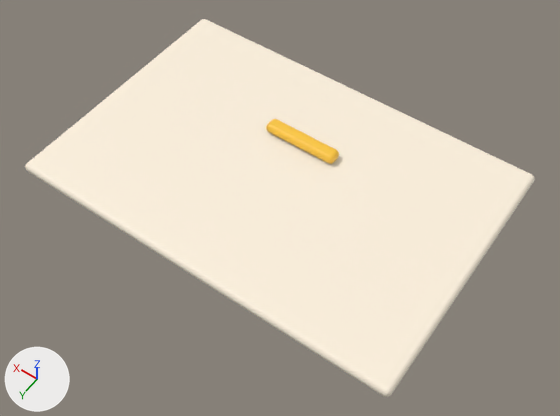
What one commit did to the FBX model EvolutionShop/Assets/EvolutionShop/Resources/Art/GrowthKit/TankLid.fbx.
One viewpoint serves both versions: a 50 mm camera at (-1.072, 1.491, 3.723) aimed at (-0.068, 0.086, 1.515). The axes (+X, +Y, +Z) are drawn at lower left. The lights are the same throughout. The older version comes first. Where no turn or scale is listed for an object, it has been applied to the vertices.

The first picture shows 'TankLid mesh'.
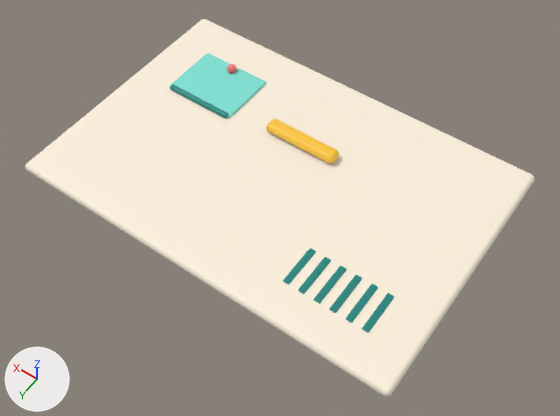
Location of each change, (x1, y1, x2, y2) in pixels of the pictures (560 x 416 px):
part 1 of me_cube_033, added (cyan): after (170, 53, 266, 118)
part 2 of me_cube_033, added: after (227, 64, 237, 74)
part 3 of me_cube_033, added: after (283, 248, 316, 285)
part 4 of me_cube_033, added: after (298, 257, 331, 294)
part 5 of me_cube_033, added: after (313, 266, 347, 304)
part 6 of me_cube_033, added: after (329, 275, 362, 313)
part 7 of me_cube_033, added: after (345, 284, 378, 323)
part 8 of me_cube_033, added: after (362, 293, 394, 333)
part 9 of me_cube_033, added: after (170, 84, 229, 119)

The change, as a diff of the scene's bpy script:
```diff
--- a/EvolutionShop/Assets/EvolutionShop/Resources/Art/GrowthKit/TankLid.fbx.py
+++ b/EvolutionShop/Assets/EvolutionShop/Resources/Art/GrowthKit/TankLid.fbx.py
@@ me_cube_033 @@
-me_cube_033.from_pydata(...)  # 304 vertices, 300 faces; spans x -0.77..0.77, y -0.52..0.52, z 1.56..1.64
+me_cube_033.from_pydata(...)  # 1710 vertices, 1672 faces; spans x -0.77..0.77, y -0.52..0.52, z 1.56..1.64
+# me_cube_033 part 1: the loose piece of 152 vertices spanning x -0.77..0.77, y -0.52..0.52, z 1.56..1.6 is copied, and the copy is scaled about its middle by (0.193, 0.229, 0.3), then moved by (0.45, -0.22, 0.02), in mat_gk_teallight (cyan #7fe3d6); it spans x 0.3..0.6, y -0.34..-0.1, z 1.6..1.61
+# me_cube_033 part 2: a new loose piece, a UV sphere (12 segments, 8 rings, poles along z) spanning x 0.43..0.47, y -0.33..-0.29, z 1.598..1.638, in mat_gk_coral (red #ff7a7a)
+# me_cube_033 part 3: the loose piece of 152 vertices spanning x -0.77..0.77, y -0.52..0.52, z 1.56..1.6 is copied, and the copy is scaled about its middle by (0.0146, 0.154, 0.15), then moved by (-0.3, 0.3, 0.02), in mat_gk_tealdark (cyan #15867f); it spans x -0.31..-0.29, y 0.22..0.38, z 1.6
+# me_cube_033 part 4: the loose piece of 152 vertices spanning x -0.77..0.77, y -0.52..0.52, z 1.56..1.6 is copied, and the copy is scaled about its middle by (0.0146, 0.154, 0.15), then moved by (-0.36, 0.3, 0.02), in mat_gk_tealdark (cyan #15867f); it spans x -0.37..-0.35, y 0.22..0.38, z 1.6
+# me_cube_033 part 5: the loose piece of 152 vertices spanning x -0.77..0.77, y -0.52..0.52, z 1.56..1.6 is copied, and the copy is scaled about its middle by (0.0146, 0.154, 0.15), then moved by (-0.42, 0.3, 0.02), in mat_gk_tealdark (cyan #15867f); it spans x -0.43..-0.41, y 0.22..0.38, z 1.6
+# me_cube_033 part 6: the loose piece of 152 vertices spanning x -0.77..0.77, y -0.52..0.52, z 1.56..1.6 is copied, and the copy is scaled about its middle by (0.0146, 0.154, 0.15), then moved by (-0.48, 0.3, 0.02), in mat_gk_tealdark (cyan #15867f); it spans x -0.49..-0.47, y 0.22..0.38, z 1.6
+# me_cube_033 part 7: the loose piece of 152 vertices spanning x -0.77..0.77, y -0.52..0.52, z 1.56..1.6 is copied, and the copy is scaled about its middle by (0.0146, 0.154, 0.15), then moved by (-0.54, 0.3, 0.02), in mat_gk_tealdark (cyan #15867f); it spans x -0.55..-0.53, y 0.22..0.38, z 1.6
+# me_cube_033 part 8: the loose piece of 152 vertices spanning x -0.77..0.77, y -0.52..0.52, z 1.56..1.6 is copied, and the copy is scaled about its middle by (0.0146, 0.154, 0.15), then moved by (-0.6, 0.3, 0.02), in mat_gk_tealdark (cyan #15867f); it spans x -0.61..-0.59, y 0.22..0.38, z 1.6
+# me_cube_033 part 9: a new loose piece of 256 vertices spanning x 0.31..0.59, y -0.11..-0.09, z 1.59..1.62, in mat_gk_tealdark (cyan #15867f)
 me_cube_033.materials.append(mat_gk_cream)
 me_cube_033.materials.append(mat_gk_yellow)
+me_cube_033.materials.append(mat_gk_teallight)  # cyan #7fe3d6
+me_cube_033.materials.append(mat_gk_tealdark)  # cyan #15867f
+me_cube_033.materials.append(mat_gk_coral)  # red #ff7a7a
```
